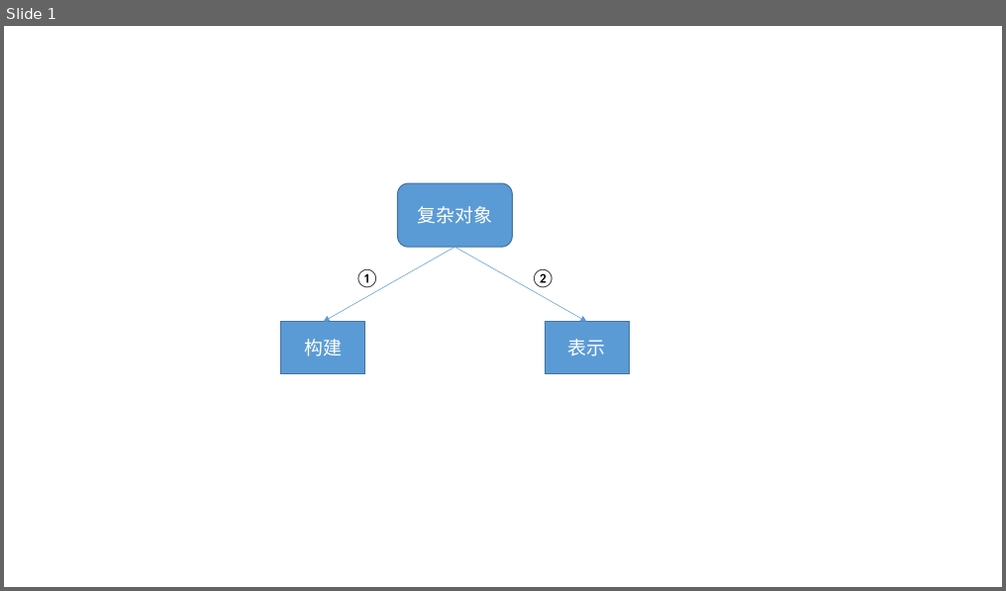
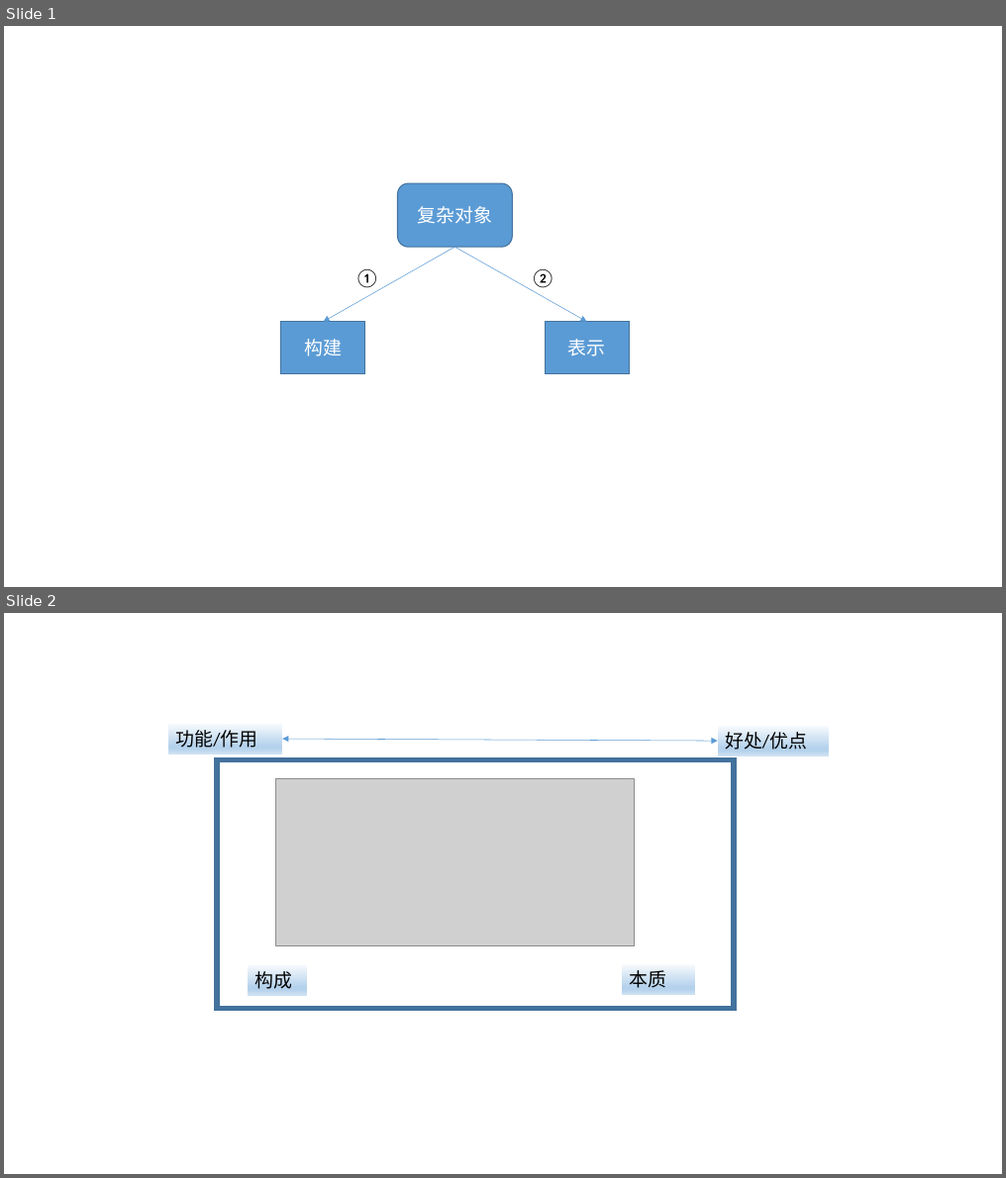
Before and after one commit to OrdinaryYZH/OrdinaryYZH.github.io, a slide deck: source/_posts/private/books/设计模式/研磨设计模式/第8章 生成器模式(Builder)/temp.pptx. Shown one above the other, each under a label of ours: slide 1 before the commit, slides 1 and 2 after it. The pictures are 1006x591 and 1006x1178 pixels, drawn with LibreOffice and Linux fonts; fonts in the diff are those of the drawing; grey boxes stand for pictures. Boxes give left, top, right and bottom in pixels: in the first picture for what was removed or moved away, otherwise in the second. Text is boxed around its words. In the diff, an @@ line names an element or a change of style, - is before the commit and + after.

```diff
--- a/source/_posts/private/books/设计模式/研磨设计模式/第8章 生成器模式(Builder)/temp.pptx
+++ b/source/_posts/private/books/设计模式/研磨设计模式/第8章 生成器模式(Builder)/temp.pptx
@@ slide 2 added at (4,613,1002,1174), background #FFFFFF @@
@@ rectangle added at (168,724,282,754), fill gradient #F7FAFD to #B5D2EC to #CEE1F2, 18 pt, text #000000 @@
+功能/作用
@@ rectangle added at (718,726,829,756), fill gradient #F7FAFD to #B5D2EC to #CEE1F2, 18 pt, text #000000 @@
+好处/优点
@@ rectangle added at (218,760,734,1009), outline #43739E 5.25 pt @@
@@ double arrow added from (282, 739) to (718, 741), #5B9BD5 0.5 pt @@
@@ picture added at (275,778,635,947) @@
@@ rectangle added at (249,964,307,995), fill gradient #F7FAFD to #B5D2EC to #CEE1F2, 18 pt, text #000000 @@
+构成
@@ rectangle added at (622,964,696,995), fill gradient #F7FAFD to #B5D2EC to #CEE1F2, 18 pt, text #000000 @@
+本质
```
Also in this commit, not shown: 1 other file.
